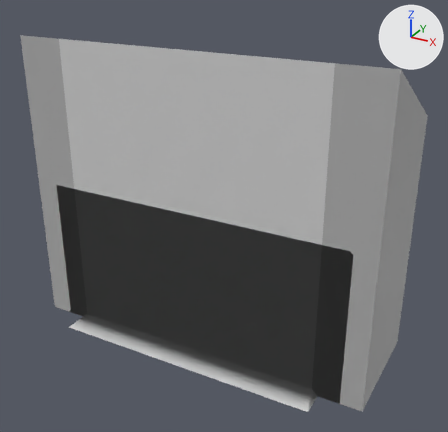
A saved change to the FBX model Assets/Environment/Exports/Lever.fbx.
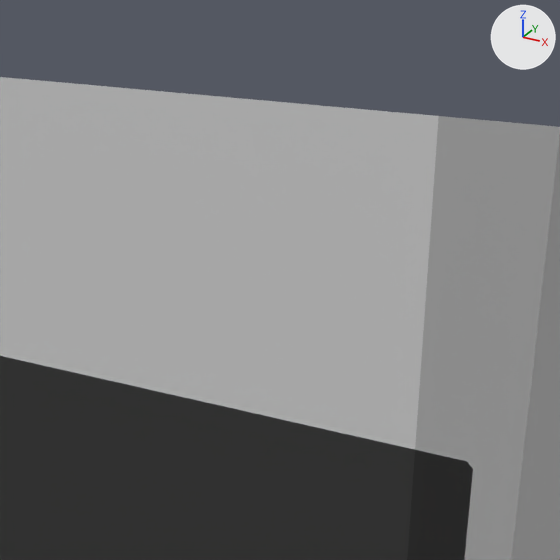
Old and new are each drawn whole from a 50 mm lens placed at (0.463, -1.372, 0.623), pointed at (0.021, -0.568, 0.221) and again close up on the part from 21% to 89% of the width and 0% to 71% of the height. The lights are fixed; the arrows at upper right show +X, +Y and +Z. Where no turn or scale is listed for an object, it has been applied to the vertices.
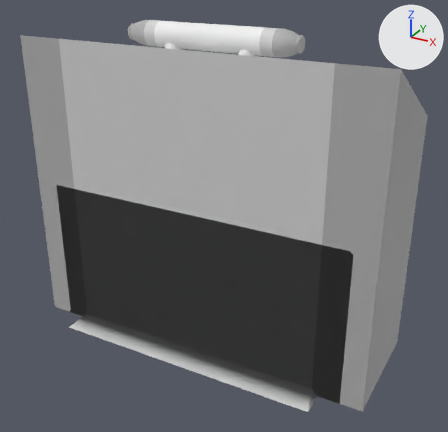
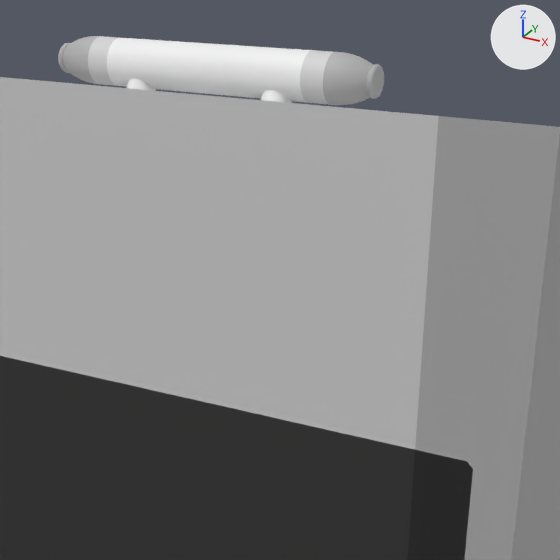
The edits, one by one:
Mesh me_mesh_002 is new.
It has 96 vertices, 54 faces and spans x -0.0733..0.0733, y -0.6214..-0.5562, z 0.4048..0.5034.
Faces by material slot: [48, 6].
It uses material mat_lever_surface_mat (white #f2f2f2).
It uses material mat_frontcolor (white #ffffff).
Mesh me_mesh_001 is new.
It has 1152 vertices, 1082 faces and spans x -0.141..0.141, y -0.587..-0.549, z 0.479..0.517.
Faces by material slot: [1010, 48, 24].
It uses material mat_side_mat (grey #b2b2b2).
It uses material mat_semi_transparent_mat (light grey #d5d5d5).
It uses material mat_lever_surface_mat (white #f2f2f2).
Object 'Mesh3' (ob_mesh3) is new; it shows me_mesh_002.
Its location is (0.0, 0.0, 0.0).
Object 'Mesh2' (ob_mesh2) is new; it shows me_mesh_001.
Its location is (0.0, 0.0, 0.0).

What differs and where, as boxes [x1, y1, x2, y2] in the close-ups (560 x 560 px):
'Mesh2', added: after [58, 36, 384, 105]
    faces in mat_lever_surface_mat (white #f2f2f2): [107, 38, 311, 102]
    faces in mat_side_mat (grey #b2b2b2): [58, 36, 384, 105]
    faces in mat_semi_transparent_mat (light grey #d5d5d5): [88, 36, 333, 105]
'Mesh3', added: after [126, 79, 292, 103]
